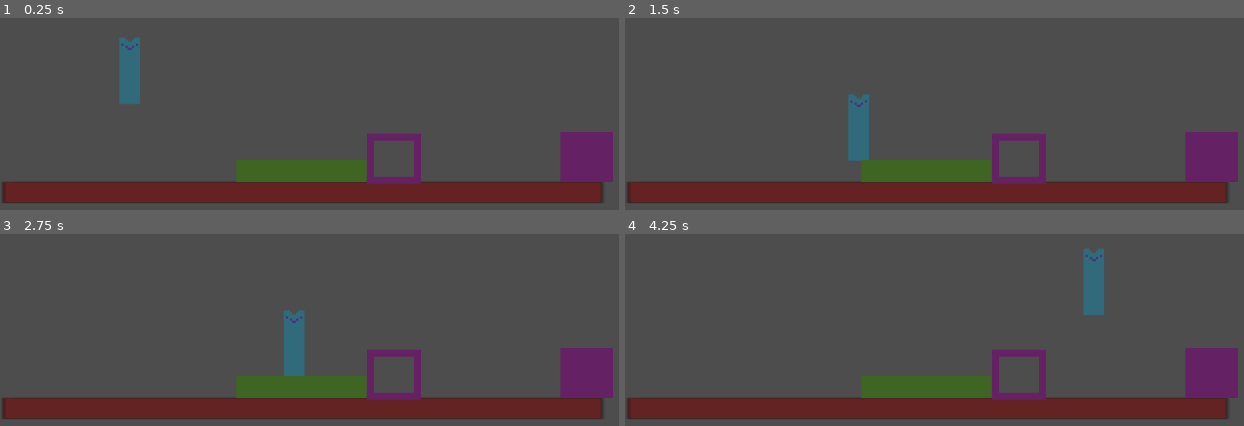
Above: before the commit, frames 1-4 (two rows, left to right).
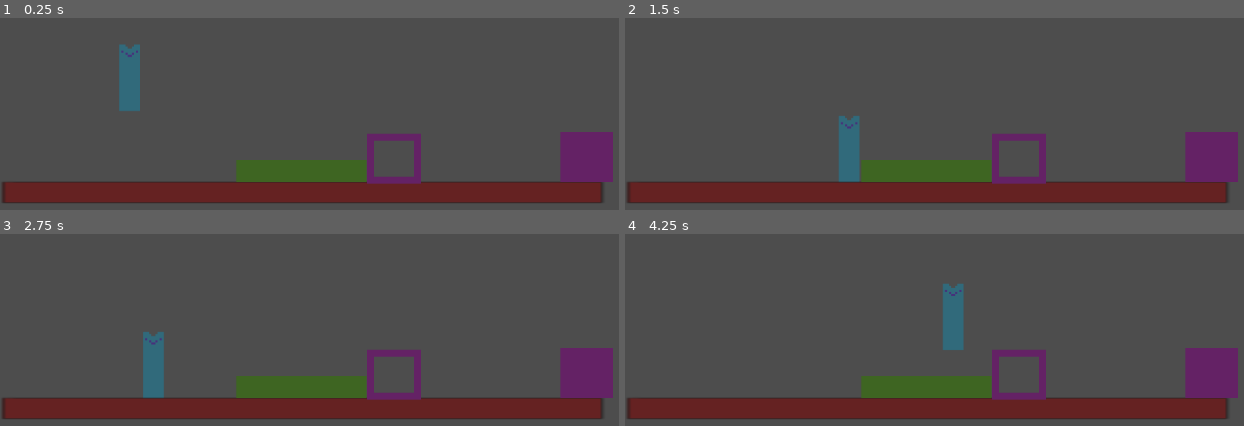
Above: after the commit, the same moments.

Repository: ldahleen54/gameoff-gamejam-2023
Game: Godot game, scene res://Scenes/scene1.tscn
The game is run twice, just before and just after one commit, with the same random seed, the same clock (stepped at 60 frames per second) and the same inputs.
Inputs:
- Up to frame 1 (0.25 s): no input
- Up to frame 2 (1.5 s): hold Right (ui_right) from 0.53 s (still down); tap Up (ui_up) at 0.77 s
- Up to frame 3 (2.75 s): tap Up (ui_up) at 1.52 s; release Right (ui_right) at 2.03 s; hold Left (ui_left) from 2.03 s (still down)
- Up to frame 4 (4.25 s): release Left (ui_left) at 2.78 s; hold Right (ui_right) from 2.78 s (still down); tap Up (ui_up) at 3.02, 3.77 s

The runs differ from the first frame. In frame 1, 0.3% of the frame differs, in the area x 19-23%, y 10-49%; in frame 2, 1.4%; in frame 3, 2.2%; in frame 4, 2.3%, in the area x 51-78%, y 7-61%.

Commit message:
change gravity slightly and jump velocity

Diff:
--- a/Scripts/PlayerMovement.gd
+++ b/Scripts/PlayerMovement.gd
@@ -2,11 +2,11 @@
 
 
 const SPEED = 180.0
-const JUMP_VELOCITY = 250.0
+const JUMP_VELOCITY = 300.0
 
 # Get the gravity from the project settings to be synced with RigidBody nodes.
 #var gravity = ProjectSettings.get_setting("physics/2d/default_gravity")
-const GRAVITY = 10 # num of pixels, edit to change speed of falling
+const GRAVITY = 15 # num of pixels, edit to change speed of falling
 
 func _physics_process(delta):
 	# Player gravity
